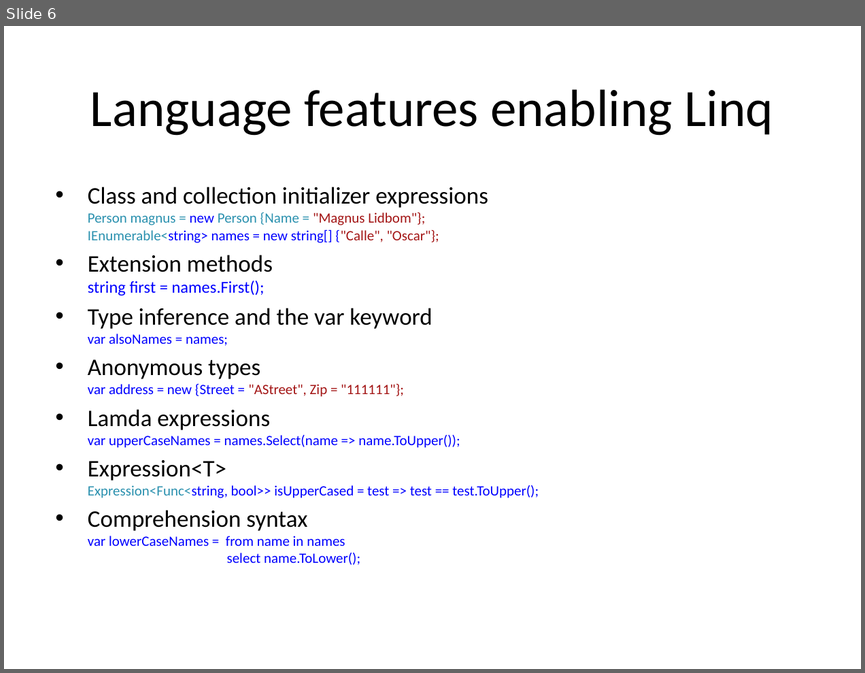
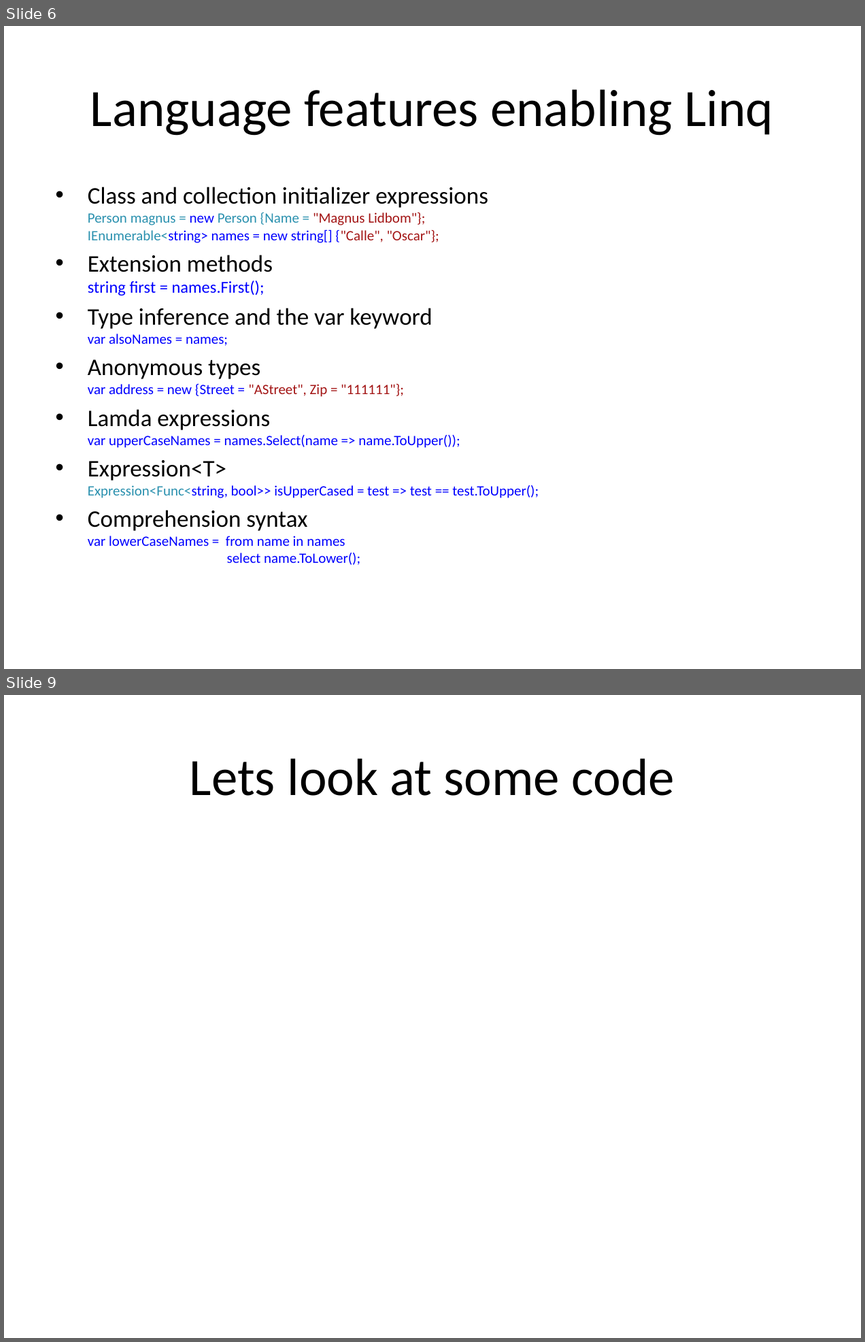
Before and after one commit to mlidbom/CSharpElevate, a slide deck: CSharp3.pptx. Shown one above the other, each under a label of ours: slide 6 before the commit, slides 6 and 9 after it; the slides between them are not shown. The pictures are 865x673 and 865x1342 pixels, drawn with LibreOffice and Linux fonts; fonts in the diff are those of the drawing. Boxes give left, top, right and bottom in pixels: in the first picture for what was removed or moved away, otherwise in the second. Text is boxed around its words. In the diff, an @@ line names an element or a change of style, - is before the commit and + after.

```diff
--- a/CSharp3.pptx
+++ b/CSharp3.pptx
@@ slide 9 added at [4, 695, 861, 1338], background #FFFFFF @@
@@ title added at [190, 758, 674, 796], 44 pt, text #000000 @@
+Lets look at some code
```
Also in this commit, not shown: 2 slides changed, 2 other slides added.
